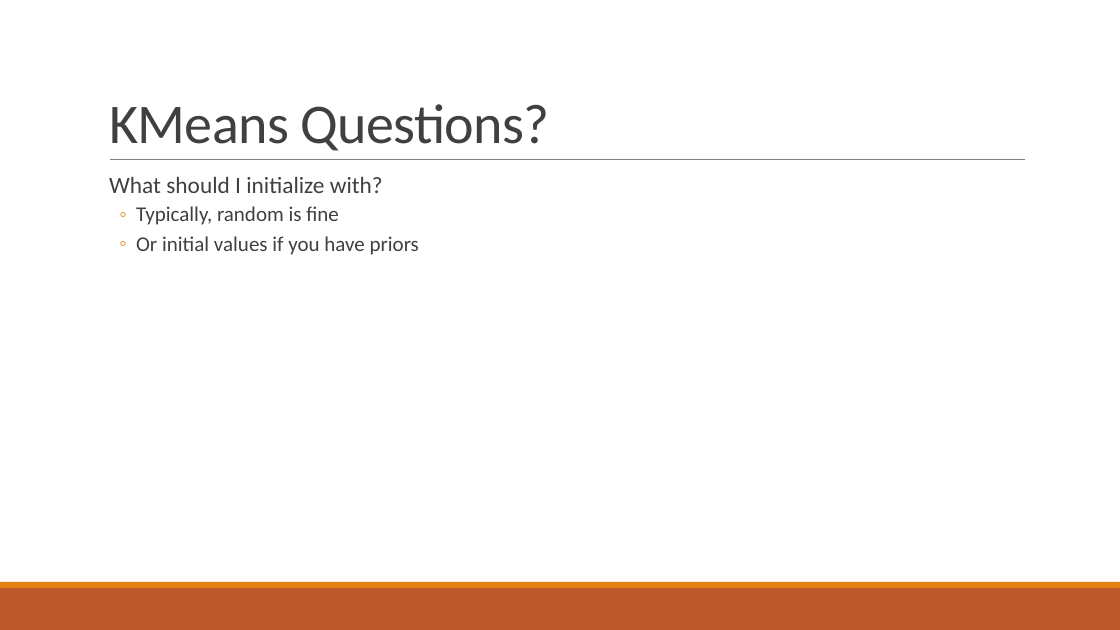
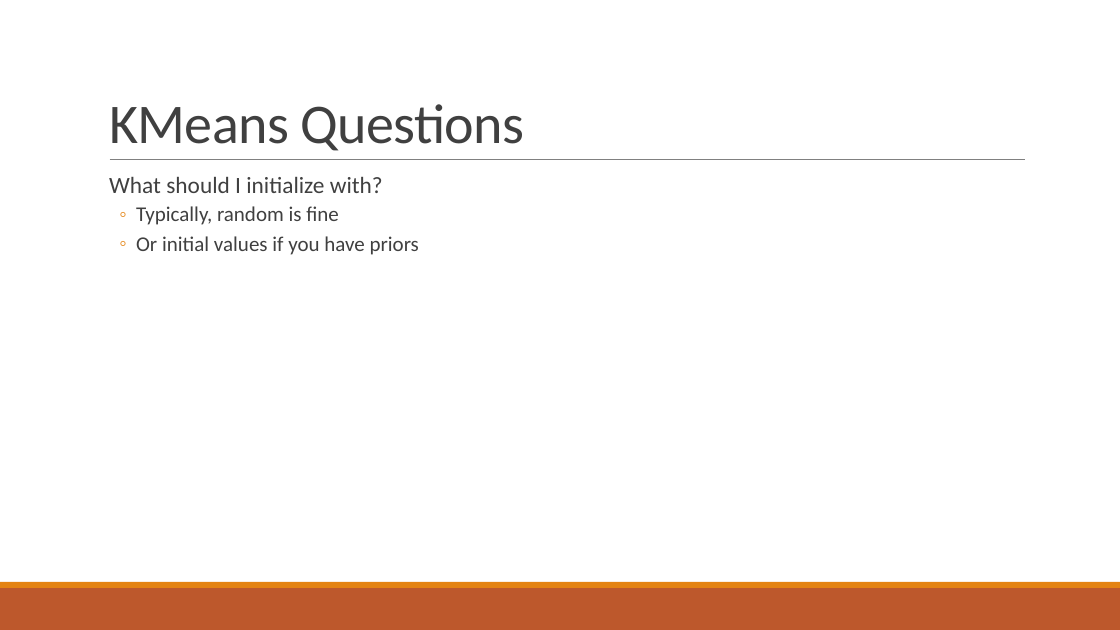
Before and after one commit to acbart/Digital-Education-Reading-Group, a slide deck: slide 9 of meeting-10-14-16/Clustering-Educational-Data-Mining.pptx (slide 8 before the commit). Drawn at 1120x630 pixels with LibreOffice and Linux fonts; fonts in the diff are those of the drawing. Boxes give left, top, right and bottom in pixels: in the first picture for what was removed or moved away, otherwise in the second. Text is boxed around its words. In the diff, an @@ line names an element or a change of style, - is before the commit and + after.

```diff
--- a/meeting-10-14-16/Clustering-Educational-Data-Mining.pptx
+++ b/meeting-10-14-16/Clustering-Educational-Data-Mining.pptx
@@ title at [109, 104, 525, 151]: text changed @@
-KMeans Questions?
+KMeans Questions
```
Also in this commit, not shown: 1 slide added.
